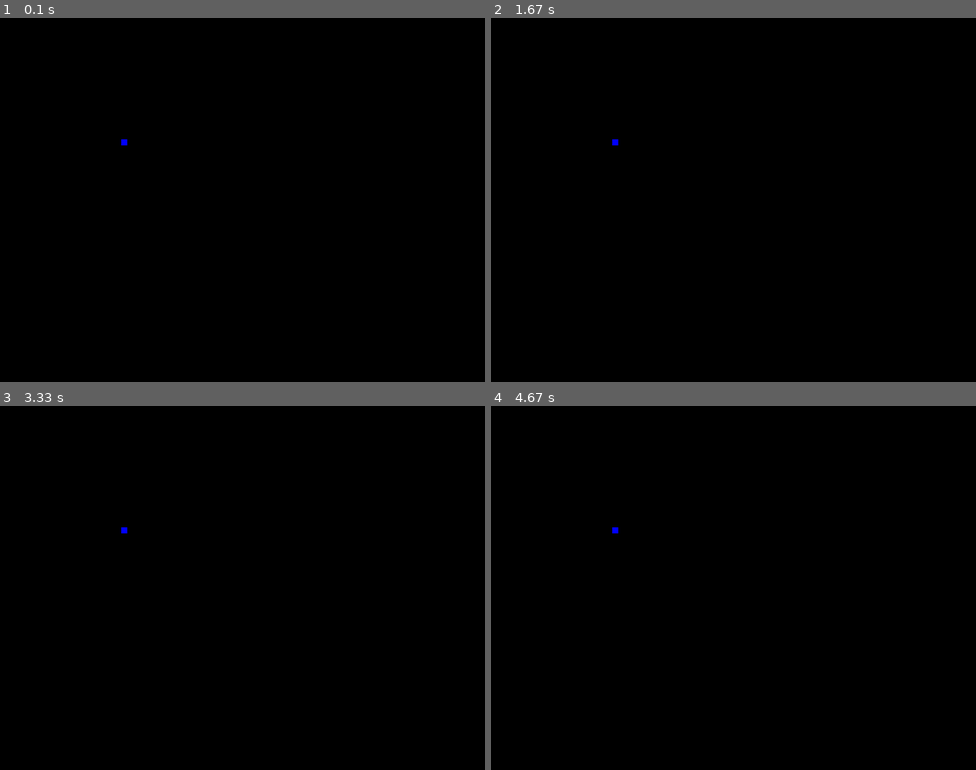
Above: before the commit, frames 1-4 (two rows, left to right).
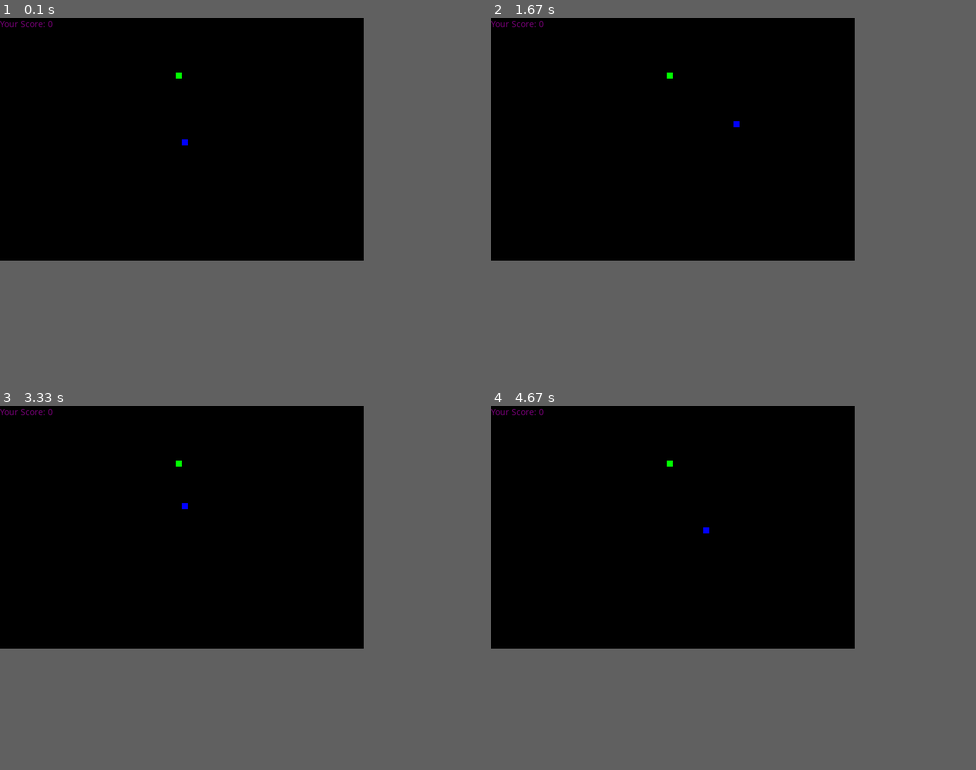
Above: after the commit, the same moments.

Repository: daxvinci/python-game
Game: pygame game, started from pygame_test.py
The game is run twice, just before and just after one commit, with the same random seed, the same clock (stepped at 60 frames per second) and the same inputs.
Inputs:
- Up to frame 1 (0.1 s): no input
- Up to frame 2 (1.67 s): hold Right 0.33-0.8 s; hold Up 0.83-1.13 s; hold Right 1.17-1.63 s
- Up to frame 3 (3.33 s): hold Left 1.67-2.2 s; hold Down 2.23-2.53 s; hold Left 2.57-2.97 s; hold Up from 3 s (still down)
- Up to frame 4 (4.67 s): release Up at 3.37 s; hold Right 3.4-4.03 s; hold Down 4.07-4.43 s; hold Left from 4.47 s (still down)
The window is 800x600 before the commit and 600x400 after it. Grey fills any space a smaller window leaves; there, only what the larger window draws over its background counts as a difference.

The runs differ from the first frame. In frame 1, 0.1% of the frame differs, in the area x 0-39%, y 0-35%; in frame 2, 0.1%; in frame 3, 0.1%; in frame 4, 0.1%.

Commit message:
got tired
Realized I had to go learn python properly

Diff:
--- a/pygame_test.py
+++ b/pygame_test.py
@@ -5,15 +5,27 @@
 
 pygame.init()
 
-snake_speed = 15
+#declaring some variables
 
-disp = pygame.display.set_mode((800,600))  #halim put windowsx and y instead
+disp_width = 600
+disp_height  = 400
+
+x1 = disp_width/2
+y1 = disp_height/2
+
+x1_change = 0
+y1_change = 0
+
+snake_fps = 10  #halim was right
+snake_speed = 20
+
+disp = pygame.display.set_mode((disp_width,disp_height))  #halim put windowsx and y instead
 pygame.display.set_caption("davinci's snake")
 # # window size
 # window_x = 720
 # window_y = 480
 
-#FPS
+#FPS as halim says
 clock = pygame.time.Clock()
 
 #setting the colors
@@ -22,17 +34,125 @@
 red = (255, 0, 0)
 green = (0, 255, 0)
 blue = (0, 0, 255)
+purple = (128,0,128)
+
+font_style = pygame.font.SysFont(None, 50)
+score_font = pygame.font.SysFont("comicsansms", 15)
+
+def Your_score(score):
+    value = score_font.render("Your Score: " + str(score), True, purple)
+    disp.blit(value, [0, 0])
+
+def our_snake(snake_block, snake_list):
+       for x in snake_list:
+              pygame.draw.rect(disp, blue, [x[0], x[1], snake_block, snake_block])
+
+#created function for game over message
+def message(msg,color):
+    mesg = font_style.render(msg, True, color)
+    disp.blit(mesg, [disp_width/2, disp_height/2])
+
+#created function for the game
+def gameloop():
+       open = True
+       dead = False
+
+       x1 = disp_width / 2
+       y1 = disp_height / 2
+
+       x1_change = 0
+       y1_change = 0
+
+       snake_list= []
+       length_of_snake = 1
+
+       foodx = round(random.randrange(0, disp_width - snake_fps) / 10.0) * 10.0
+       foody = round(random.randrange(0, disp_width - snake_fps) / 10.0) * 10.0
+
+       #loop for game
+       while open:
+               while dead == True:
+                      disp.fill(black)
+                      message("Game Over E to Exit or P to Play Again", red)
+                      pygame.display.update()
+
+                      for event in pygame.event.get():
+                             if event.type == pygame.KEYDOWN:
+                                    if event.key == pygame.K_e:
+                                           open = True
+                                           dead = False
+                                    if event.key == pygame.K_p:
+                                           gameloop()
+
+               for event in pygame.event.get():
+                      if event.type == pygame.QUIT:
+                             open = False
+                      if event.type == pygame.KEYDOWN:
+                             if event.key == pygame.K_LEFT:
+                                    x1_change = -snake_fps
+                                    y1_change = 0
+                             elif event.key == pygame.K_RIGHT:
+                                    x1_change = snake_fps
+                                    y1_change = 0
+                             elif event.key == pygame.K_UP:
+                                    y1_change = -snake_fps
+                                    x1_change = 0
+                             elif event.key == pygame.K_DOWN:
+                                    y1_change = snake_fps
+                                    x1_change = 0
 
 
 
+               #to make the snake warp edges
+               if x1 >= disp_width:
+                      x1 = 0
+               elif x1 <= 0:
+                      x1 = disp_width
+               elif y1 >= disp_height:
+                      y1 = 0
+               elif y1 <= 0:
+                      y1 = disp_height
 
-open = True
-while open:
-    for event in pygame.event.get():
-         if event.type == pygame.QUIT:
-            open == False
+               x1 += x1_change
+               y1 += y1_change
 
-    pygame.draw.rect(disp, blue,[200,200,10,10])
-    pygame.display.update()
-pygame.quit
-quit()
+               disp.fill(black)
+               pygame.draw.rect(disp, blue,[x1,y1,snake_fps,snake_fps])   #drawing for snake
+               pygame.draw.rect(disp,green,[foodx,foody,snake_fps,snake_fps])  #drawing for food
+
+                #Adding the snake
+               snake_Head = []
+               snake_Head.append(x1)
+               snake_Head.append(y1)
+               snake_list.append(snake_Head)
+               if len(snake_list) > length_of_snake:
+                      del snake_list[0]
+
+               for x in snake_list[:-1]:
+                      if x == snake_Head:
+                             dead = True
+
+               our_snake(snake_fps, snake_list)
+
+               Your_score(length_of_snake - 1)
+
+
+               pygame.display.update()
+
+               pygame.display.update()
+               clock.tick(snake_speed)   #UNDERSTAND
+
+               #randomly drop food
+               if x1 == foodx and y1 == foody:
+                      foodx = round(random.randrange(0, disp_width - snake_fps) / 10.0) * 10.0
+                      foody = round(random.randrange(0, disp_height - snake_fps) / 10.0) * 10.0
+                      length_of_snake += 1
+
+
+               clock.tick(snake_speed)
+
+
+       pygame.quit()
+       quit()
+
+gameloop()
Not shown, changed: README.md
